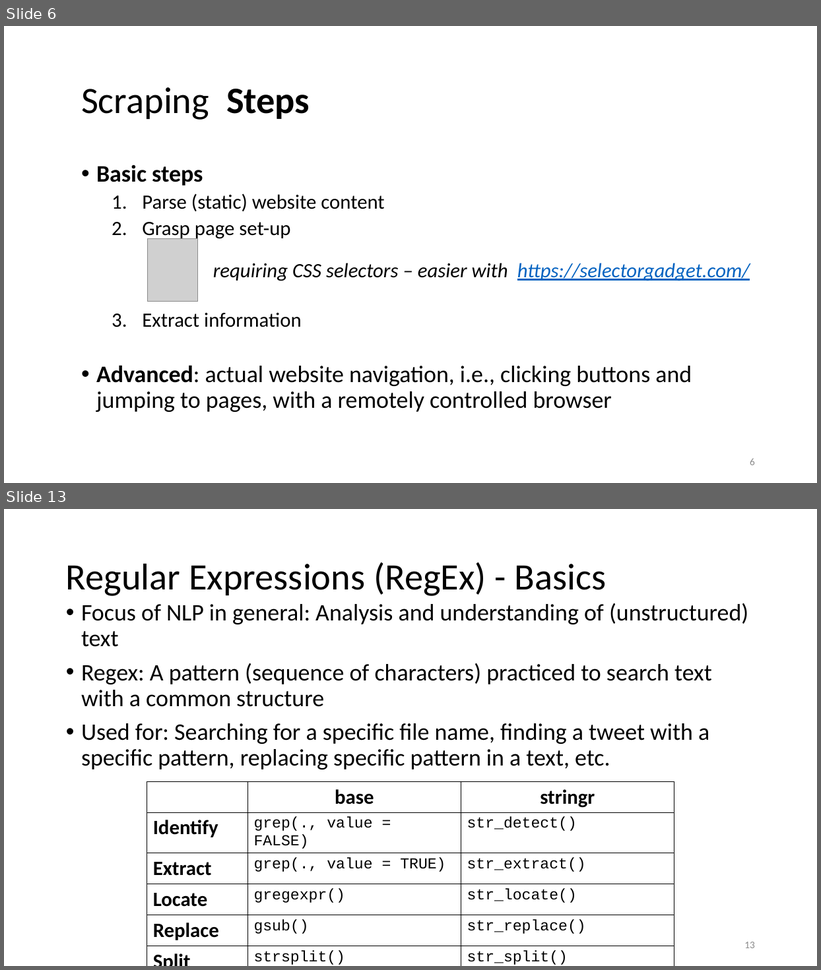
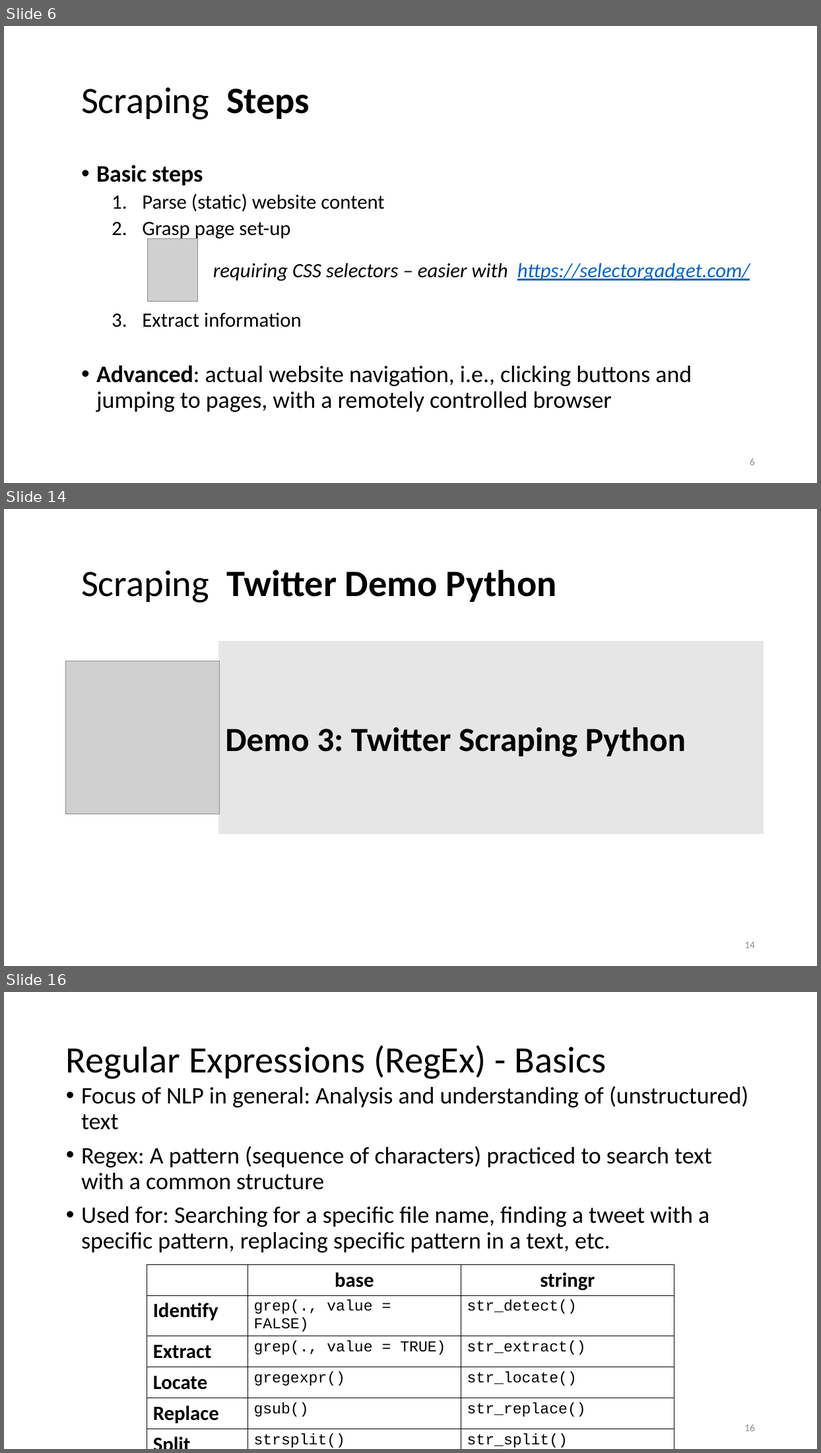
Before and after one commit to lisa-wm/consulting, a slide deck: 5_seminar/Contents_Part_02/Präsentation_Teil2_Lisa.pptx. Shown one above the other, each under a label of ours: slides 6 and 13 before the commit, slides 6, 14 and 16 after it; the slides between them are not shown. The pictures are 821x970 and 821x1453 pixels, drawn with LibreOffice and Linux fonts; fonts in the diff are those of the drawing; grey boxes stand for pictures. Boxes give left, top, right and bottom in pixels: in the first picture for what was removed or moved away, otherwise in the second. Text is boxed around its words. In the diff, an @@ line names an element or a change of style, - is before the commit and + after.

Commit message:
revised twitter demo and part of ppt two

```diff
--- a/5_seminar/Contents_Part_02/Präsentation_Teil2_Lisa.pptx
+++ b/5_seminar/Contents_Part_02/Präsentation_Teil2_Lisa.pptx
@@ slide 14 added at <box>4,509,817,966</box>, background #FFFFFF @@
@@ title added at <box>81,570,557,603</box>, 44 pt, text #000000, bold @@
+Scraping Twitter Demo Python
@@ rectangle added at <box>219,642,764,834</box>, fill #E7E6E6, outline #E7E6E6 1.5 pt, 40 pt, text #000000, bold @@
+Demo 3: Twitter Scraping Python
@@ picture added at <box>65,661,219,815</box> @@
@@ page number added at <box>745,942,755,949</box>, 12 pt, text #8C8C8C @@
+14
@@ what was slide 13 is now slide 16 @@
@@ page number at <box>745,1424,755,1432</box>: text changed @@
-13
+16
```
Also in this commit, not shown: 6 slides changed, 3 other slides added, 1 slide removed, 5 other files.
